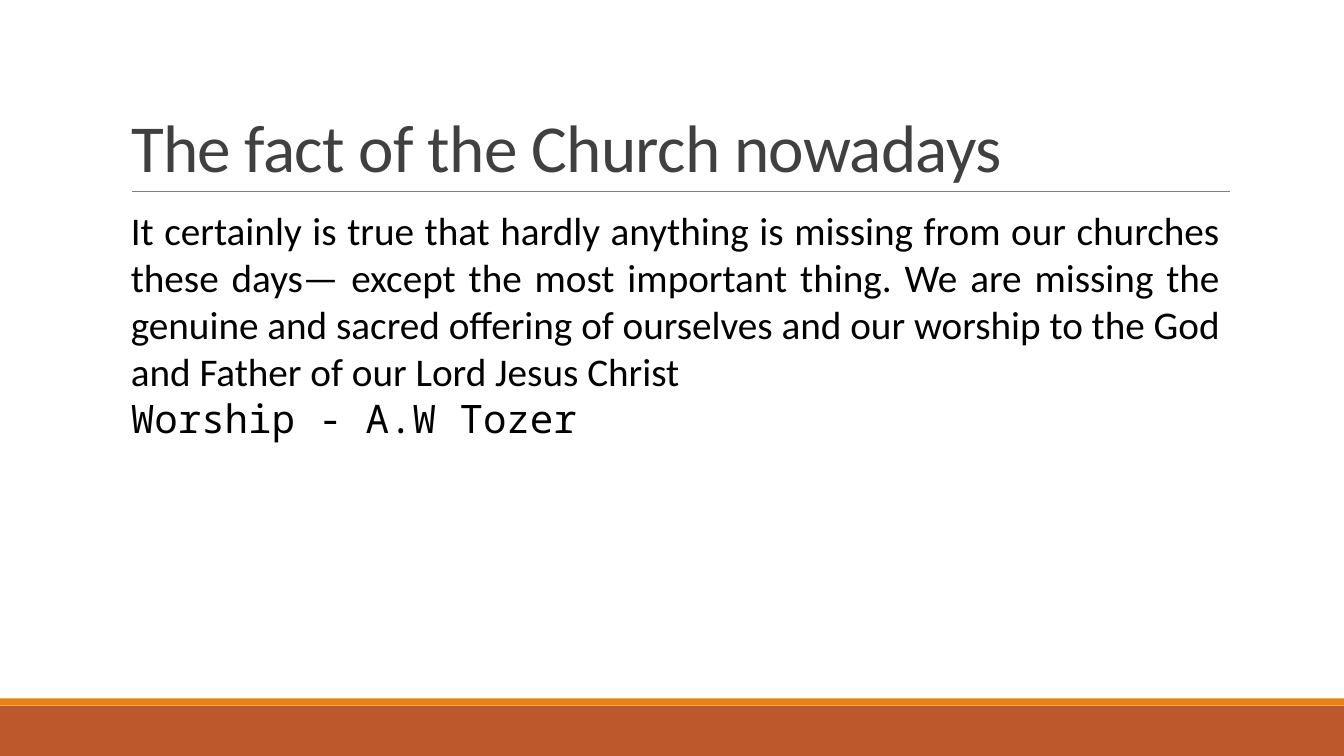
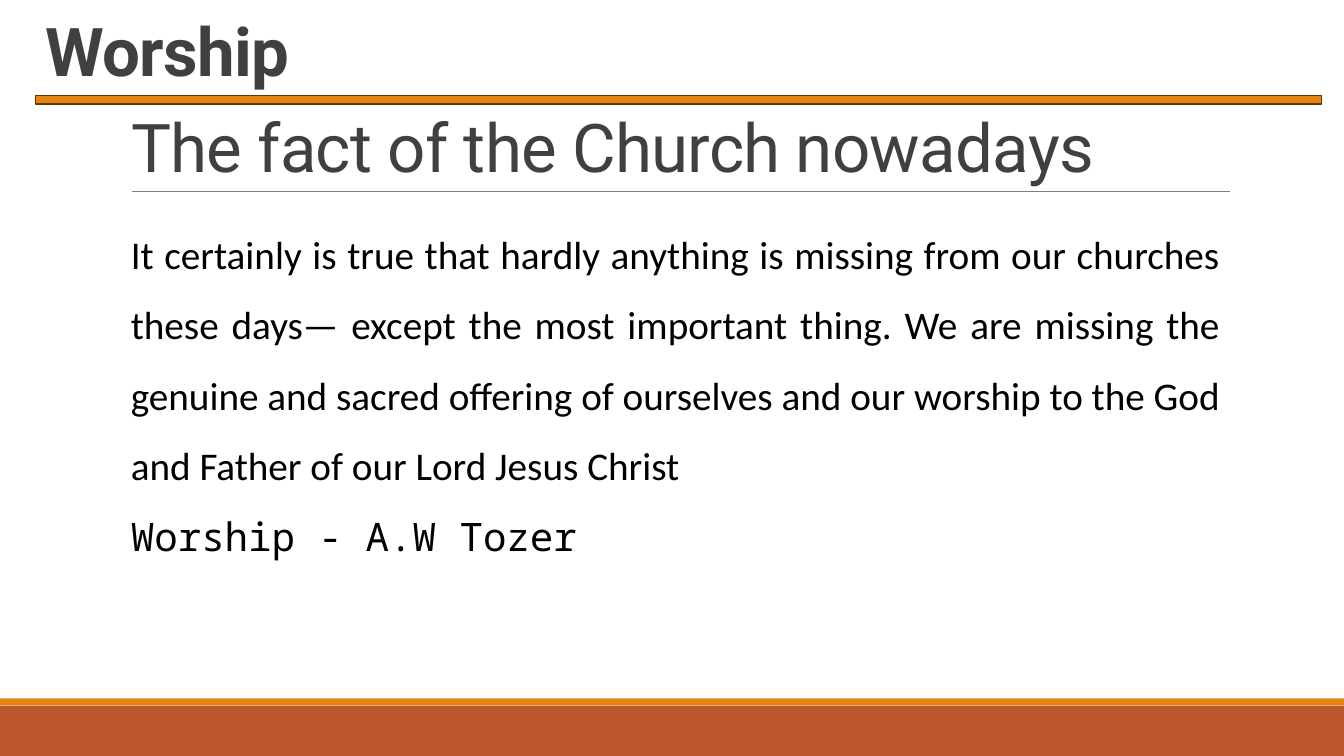
Before and after one commit to PhanNgocTrieu/SWPCT, a slide deck: slide 3 of Worship_Ref.pptx. Drawn at 1344x756 pixels with LibreOffice and Linux fonts; fonts in the diff are those of the drawing. Boxes give left, top, right and bottom in pixels: in the first picture for what was removed or moved away, otherwise in the second. Text is boxed around its words. In the diff, an @@ line names an element or a change of style, - is before the commit and + after.

```diff
--- a/Worship_Ref.pptx
+++ b/Worship_Ref.pptx
@@ text added at (46, 25, 290, 90), 48 pt, text #404040, bold @@
+Worship
@@ rectangle added at (35, 96, 1322, 105), fill #E48312, outline #643908 1.25 pt @@
@@ title "The fact of the Church ..." at (131, 121, 1094, 187): font Calibri to Roboto @@
@@ text "It certainly is true that ..." at (131, 241, 1220, 561): line spacing 1 to 1.5 @@
```
Also in this commit, not shown: 1 other slide changed.
